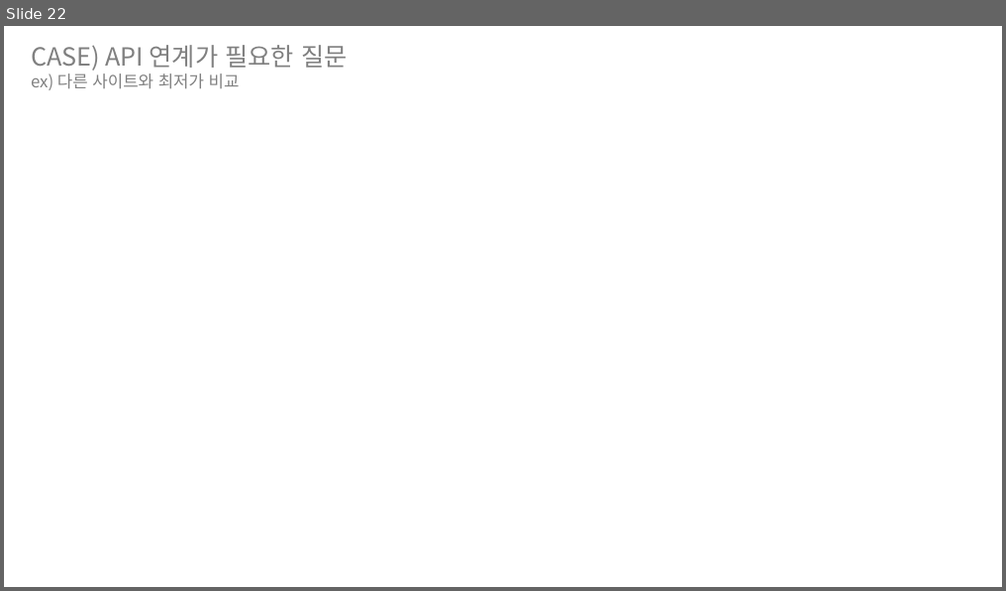
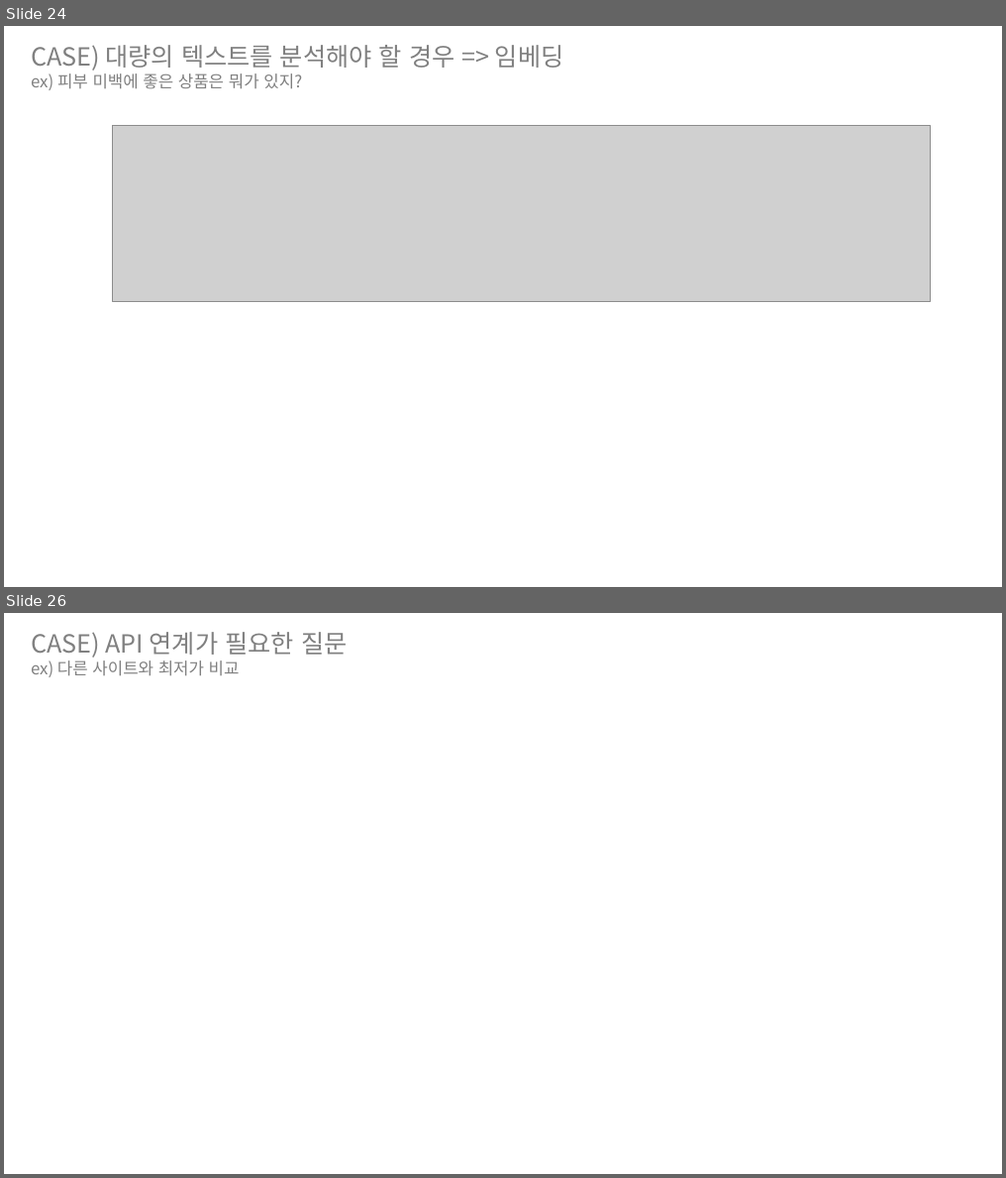
Before and after one commit to yhoo0094/miniPX, a slide deck: 산출물/화면정의서/MiniPX_화면정의서_V0.4.pptx. Shown one above the other, each under a label of ours: slide 22 before the commit, slides 24 and 26 after it; the slides between them are not shown. The pictures are 1006x591 and 1006x1178 pixels, drawn with LibreOffice and Linux fonts; fonts in the diff are those of the drawing; grey boxes stand for pictures. Boxes give left, top, right and bottom in pixels: in the first picture for what was removed or moved away, otherwise in the second. Text is boxed around its words. In the diff, an @@ line names an element or a change of style, - is before the commit and + after.

```diff
--- a/산출물/화면정의서/MiniPX_화면정의서_V0.4.pptx
+++ b/산출물/화면정의서/MiniPX_화면정의서_V0.4.pptx
@@ slide 24 added at box(4, 26, 1002, 587), background #FFFFFF @@
@@ text added at box(31, 45, 564, 90), 24 pt, text #808080 @@
+CASE) 대량의 텍스트를 분석해야 할 경우 => 임베딩
+ex) 피부 미백에 좋은 상품은 뭐가 있지?
@@ picture added at box(113, 126, 930, 301) @@
@@ what was slide 22 is now slide 26 @@
```
Also in this commit, not shown: 3 slides changed, 4 other slides added, 13 other files.
